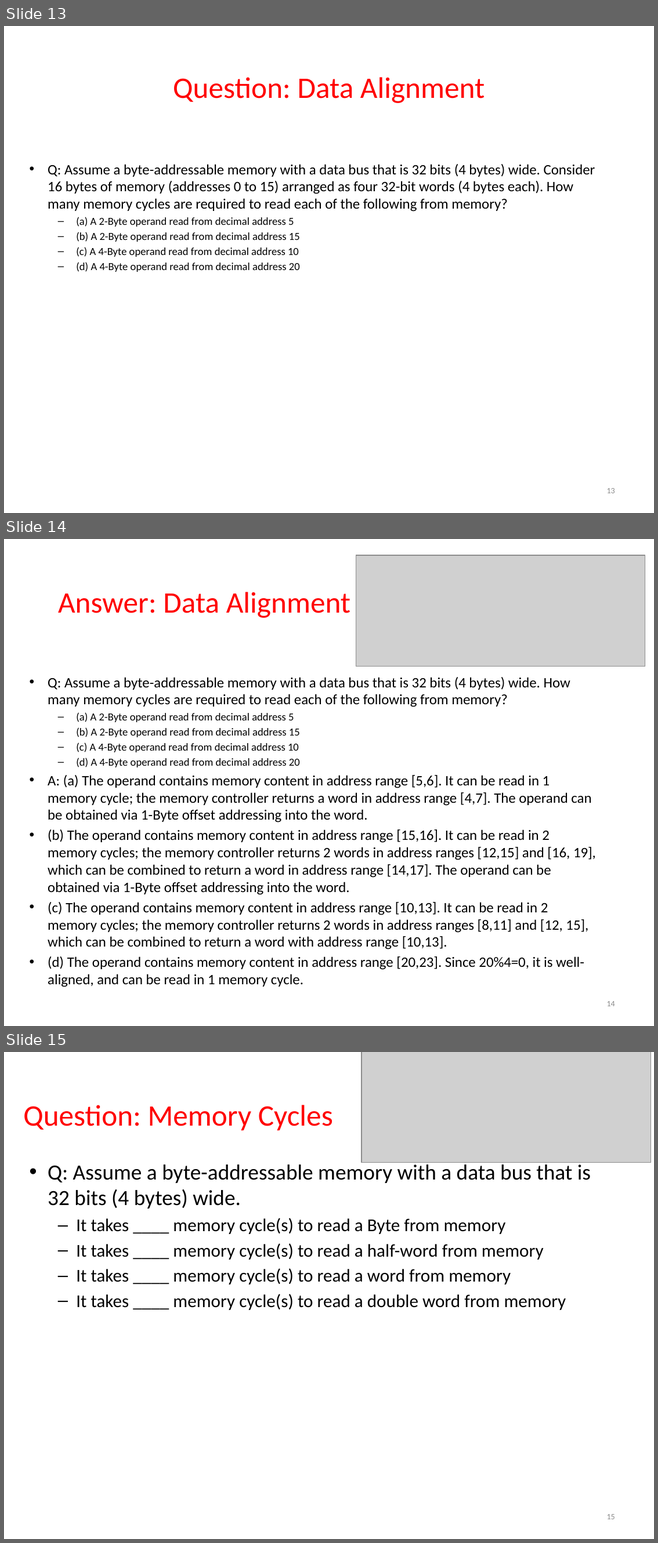
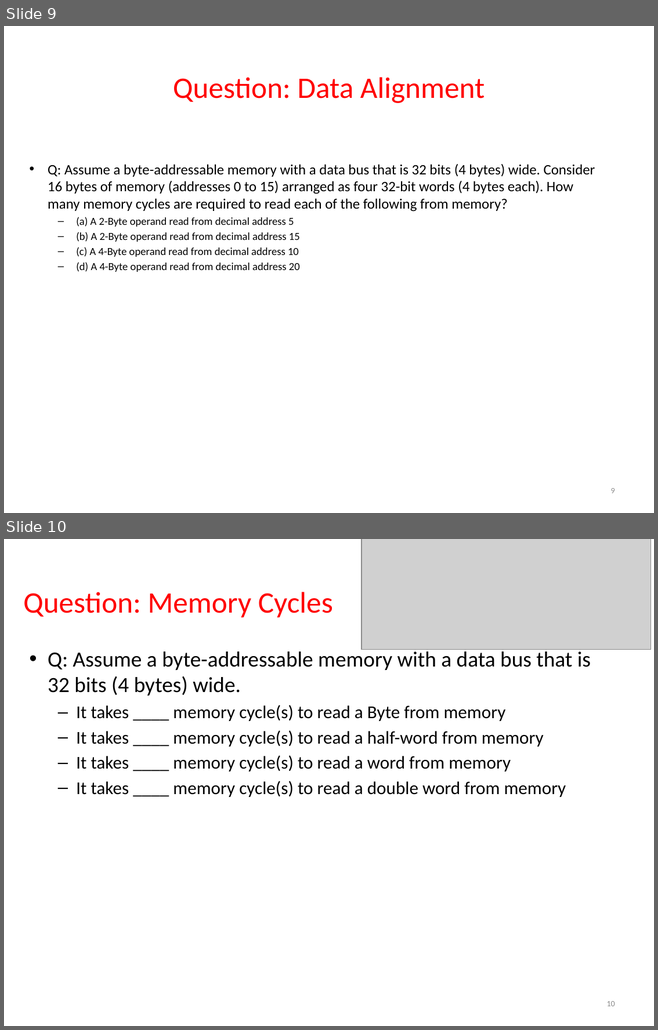
Before and after one commit to guhofstra/CSC111Fa25, a slide deck: PPTs/L2 ComputerOrganization Exercises.pptx. Shown one above the other, each under a label of ours: slides 13, 14 and 15 before the commit, slides 9 and 10 after it. The pictures are 658x1543 and 658x1030 pixels, drawn with LibreOffice and Linux fonts; fonts in the diff are those of the drawing; grey boxes stand for pictures. Boxes give left, top, right and bottom in pixels: in the first picture for what was removed or moved away, otherwise in the second. Text is boxed around its words. In the diff, an @@ line names an element or a change of style, - is before the commit and + after.

```diff
--- a/PPTs/L2 ComputerOrganization Exercises.pptx
+++ b/PPTs/L2 ComputerOrganization Exercises.pptx
@@ slide 14 removed at (x1=4, y1=539, x2=654, y2=1026), background #FFFFFF @@
@@ picture removed at (x1=356, y1=555, x2=645, y2=667) @@
@@ title removed at (x1=58, y1=592, x2=350, y2=618) @@
-Answer: Data Alignment
@@ text removed at (x1=48, y1=677, x2=596, y2=987) @@
-• Q: Assume a byte-addressable memory with a data bus that is 32 bits (4 bytes) wide. How many memory cycles are required to read each of the following from memory?
-  – (a) A 2-Byte operand read from decimal address 5
-  – (b) A 2-Byte operand read from decimal address 15
-  – (c) A 4-Byte operand read from decimal address 10
-  – (d) A 4-Byte operand read from decimal address 20
-• A: (a) The operand contains memory content in address range [5,6]. It can be read in 1 memory cycle; the memory controller returns a word in address range [4,7]. The operand can be obtained via 1-Byte offset addressing into the word.
-• (b) The operand contains memory content in address range [15,16]. It can be read in 2 memory cycles; the memory controller returns 2 words in address ranges [12,15] and [16, 19], which can be combined to return a word in address range [14,17]. The operand can be obtained via 1-Byte offset addressing into the word.
-• (c) The operand contains memory content in address range [10,13]. It can be read in 2 memory cycles; the memory controller returns 2 words in address ranges [8,11] and [12, 15], which can be combined to return a word with address range [10,13].
-• (d) The operand contains memory content in address range [20,23]. Since 20%4=0, it is well-aligned, and can be read in 1 memory cycle.
@@ page number removed at (x1=607, y1=1001, x2=615, y2=1006) @@
-14
@@ what was slide 13 is now slide 9 @@
@@ page number at (x1=611, y1=488, x2=615, y2=493): text changed @@
-13
+9
@@ what was slide 15 is now slide 10 @@
@@ page number at (x1=607, y1=1001, x2=615, y2=1006): text changed @@
-15
+10
```
Also in this commit, not shown: 6 other slides removed, 43 other files.
